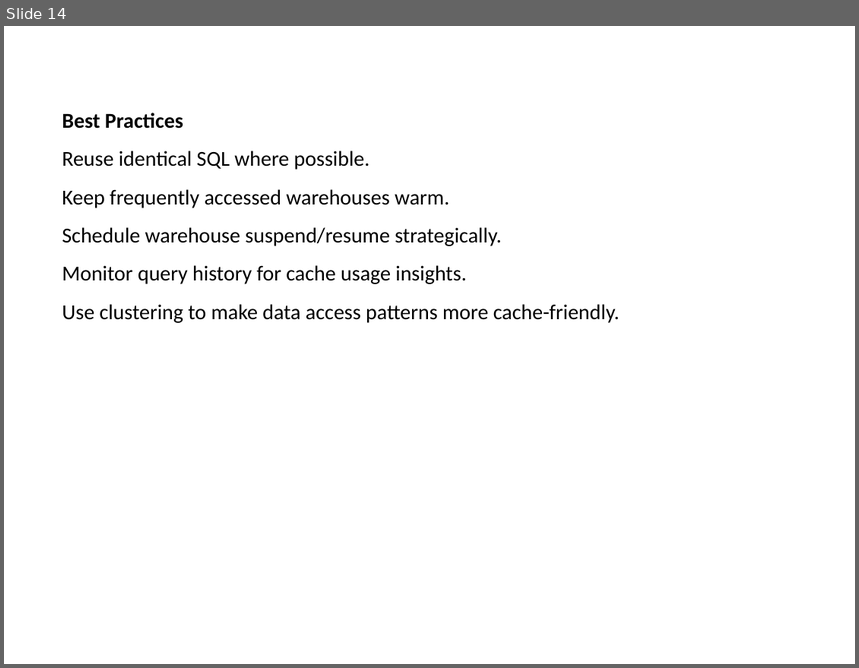
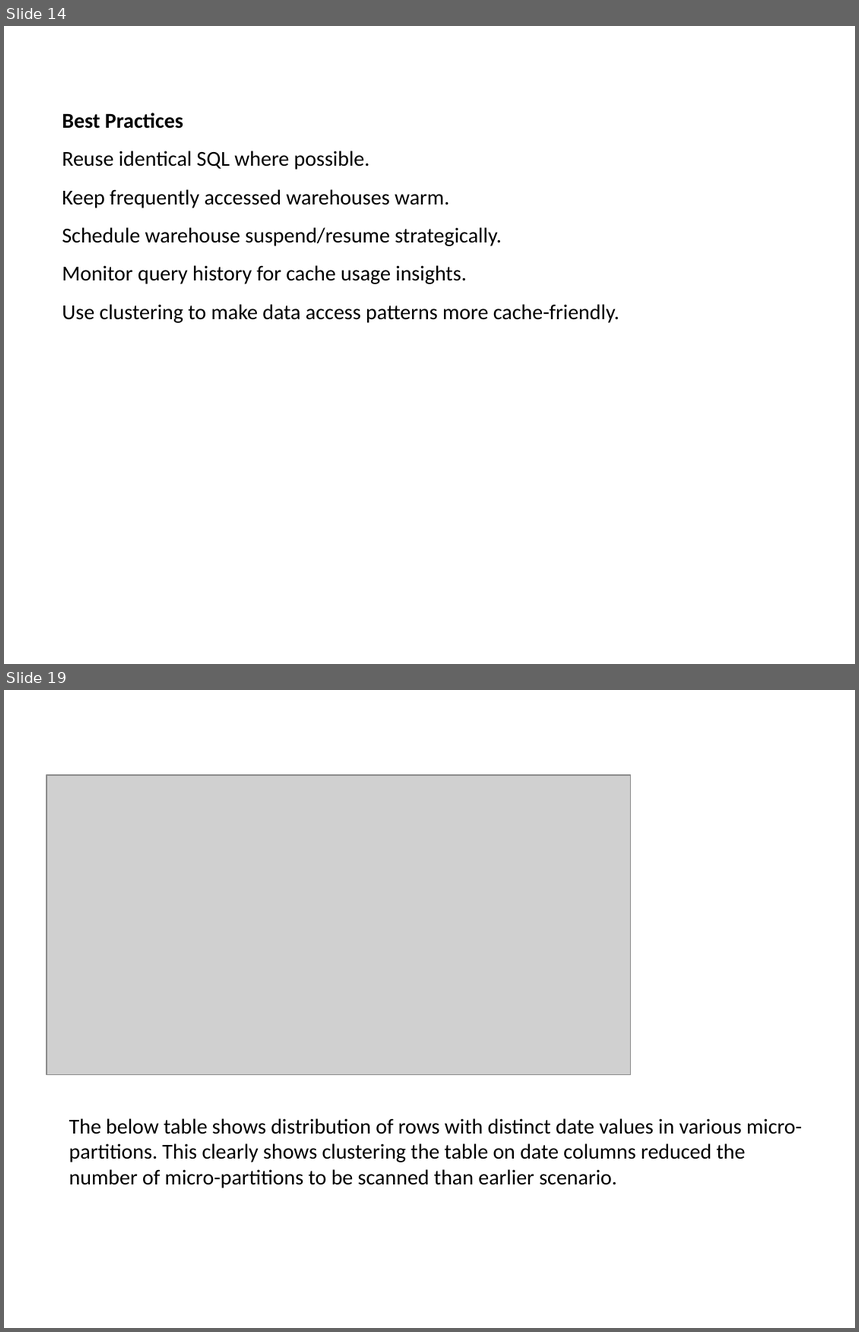
Before and after one commit to babjeereddy/snowflake, a slide deck: SnowFlake.pptx. Shown one above the other, each under a label of ours: slide 14 before the commit, slides 14 and 19 after it; the slides between them are not shown. The pictures are 859x668 and 859x1332 pixels, drawn with LibreOffice and Linux fonts; fonts in the diff are those of the drawing; grey boxes stand for pictures. Boxes give left, top, right and bottom in pixels: in the first picture for what was removed or moved away, otherwise in the second. Text is boxed around its words. In the diff, an @@ line names an element or a change of style, - is before the commit and + after.

```diff
--- a/SnowFlake.pptx
+++ b/SnowFlake.pptx
@@ slide 19 added at (4, 690, 855, 1328), background #FFFFFF @@
@@ picture added at (47, 775, 630, 1075) @@
@@ text added at (69, 1119, 802, 1189), 18 pt, text #000000 @@
+The below table shows distribution of rows with distinct date values in various micro-partitions. This clearly shows clustering the table on date columns reduced the number of micro-partitions to be scanned than earlier scenario.
```
Also in this commit, not shown: 12 other slides added.
